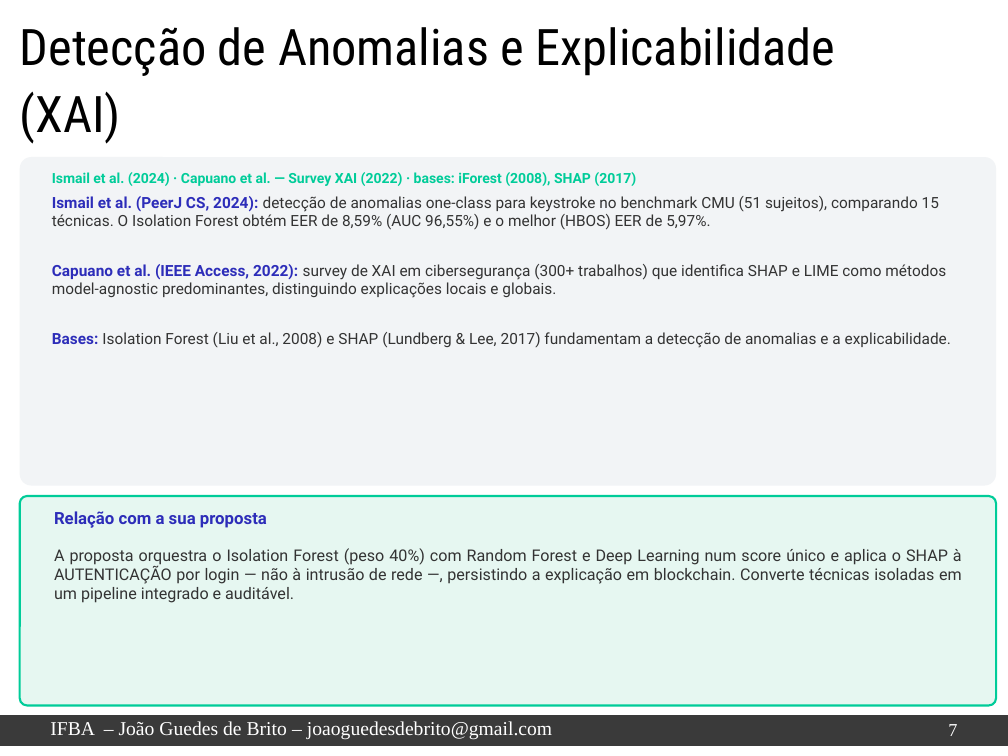
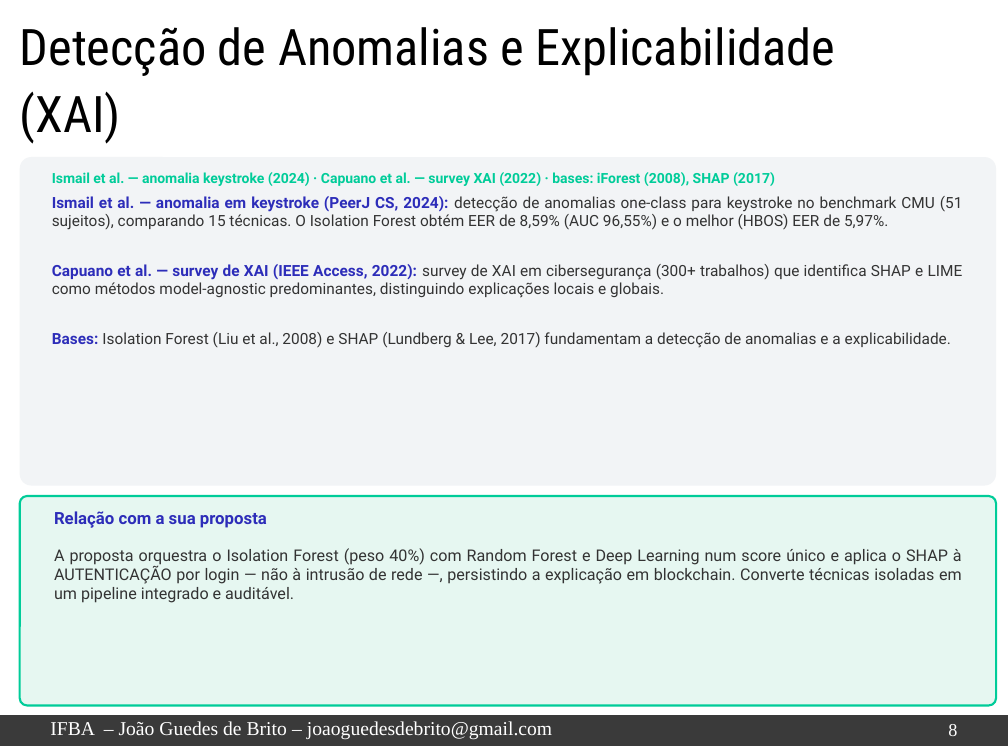
Before and after one commit to jgbcientista/gestao-autonomo, a slide deck: slide 9 of docs/trabalhos-relacionados.pptx (slide 8 before the commit). Drawn at 1008x756 pixels with LibreOffice and Linux fonts; fonts in the diff are those of the drawing; background and template pictures are left out. Boxes give left, top, right and bottom in pixels: in the first picture for what was removed or moved away, otherwise in the second. Text is boxed around its words. In the diff, an @@ line names an element or a change of style, - is before the commit and + after.

```diff
--- a/docs/trabalhos-relacionados.pptx
+++ b/docs/trabalhos-relacionados.pptx
@@ text at (52,172,963,298): text changed @@
-Ismail et al. (2024) · Capuano et al. — Survey XAI (2022) · bases: iForest (2008), SHAP (2017)
-Ismail et al. (PeerJ CS, 2024): detecção de anomalias one-class para keystroke no benchmark CMU (51 sujeitos), comparando 15 técnicas. O Isolation Forest obtém EER de 8,59% (AUC 96,55%) e o melhor (HBOS) EER de 5,97%.
-Capuano et al. (IEEE Access, 2022): survey de XAI em cibersegurança (300+ trabalhos) que identifica SHAP e LIME como métodos model-agnostic predominantes, distinguindo explicações locais e globais.
+Ismail et al. — anomalia keystroke (2024) · Capuano et al. — survey XAI (2022) · bases: iForest (2008), SHAP (2017)
+Ismail et al. — anomalia em keystroke (PeerJ CS, 2024): detecção de anomalias one-class para keystroke no benchmark CMU (51 sujeitos), comparando 15 técnicas. O Isolation Forest obtém EER de 8,59% (AUC 96,55%) e o melhor (HBOS) EER de 5,97%.
+Capuano et al. — survey de XAI (IEEE Access, 2022): survey de XAI em cibersegurança (300+ trabalhos) que identifica SHAP e LIME como métodos model-agnostic predominantes, distinguindo explicações locais e globais.
@@ page number at (948,724,957,736): text changed @@
-7
+8
```
Also in this commit, not shown: 11 other slides changed, 2 slides added.
